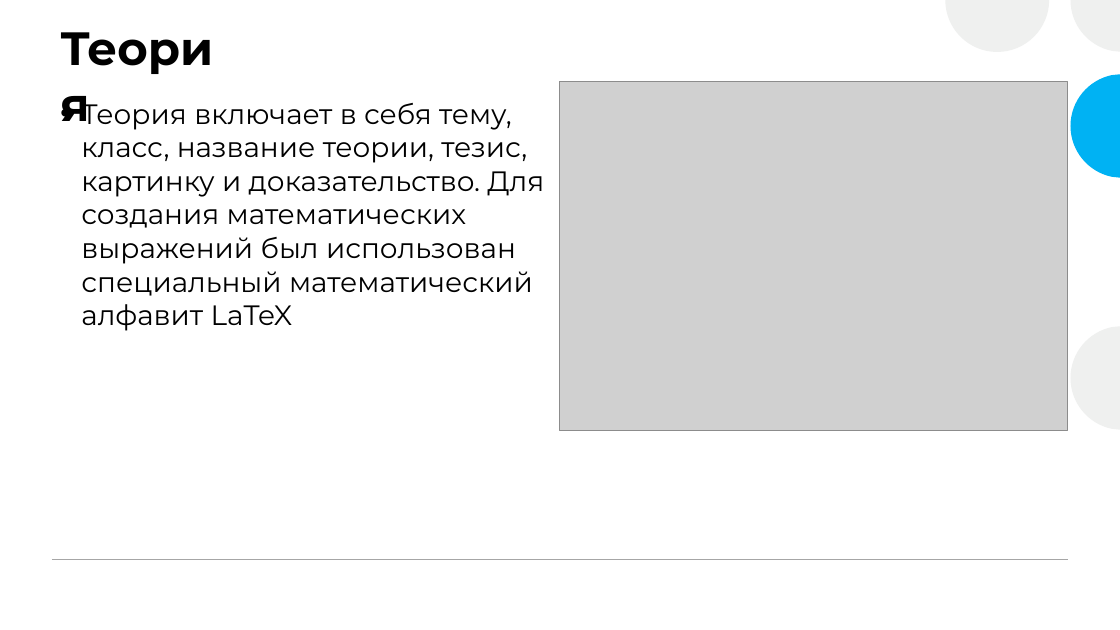
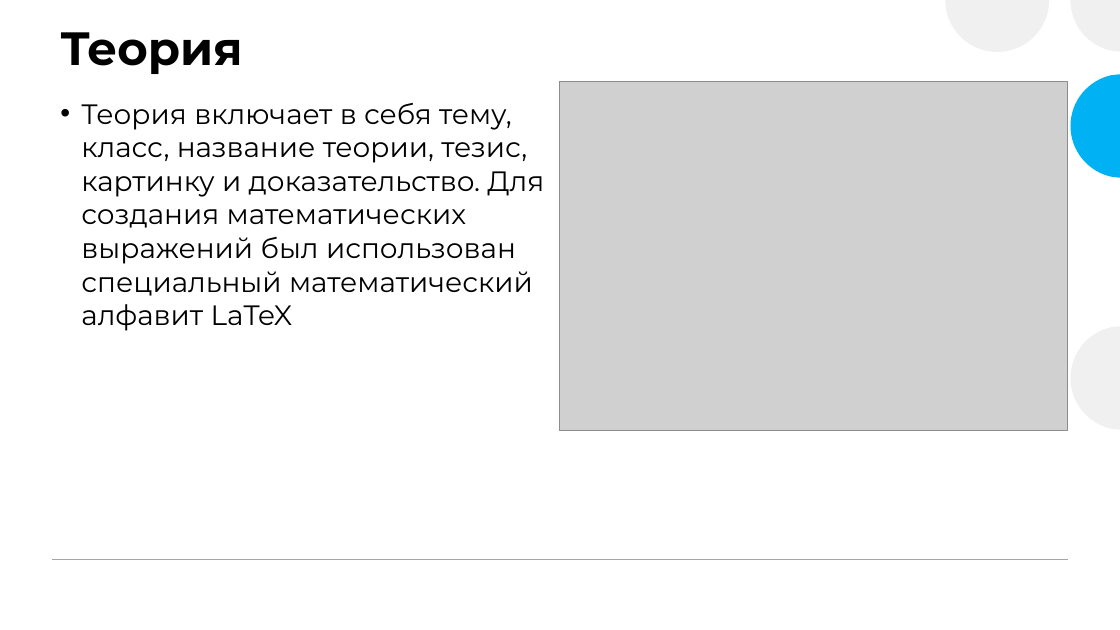
Before and after one commit to Aofavir/Theoremica, a slide deck: slide 8 of Теоремика_финал.pptx. Drawn at 1120x630 pixels with LibreOffice and Linux fonts; fonts in the diff are those of the drawing; grey boxes stand for pictures. Boxes give left, top, right and bottom in pixels: in the first picture for what was removed or moved away, otherwise in the second. Text is boxed around its words. In the diff, an @@ line names an element or a change of style, - is before the commit and + after.

```diff
--- a/Теоремика_финал.pptx
+++ b/Теоремика_финал.pptx
@@ title "Теория" rewrapped from <box>81,96,186,130</box> to <box>60,32,242,74</box> @@
```
Also in this commit, not shown: 3 other slides changed.
